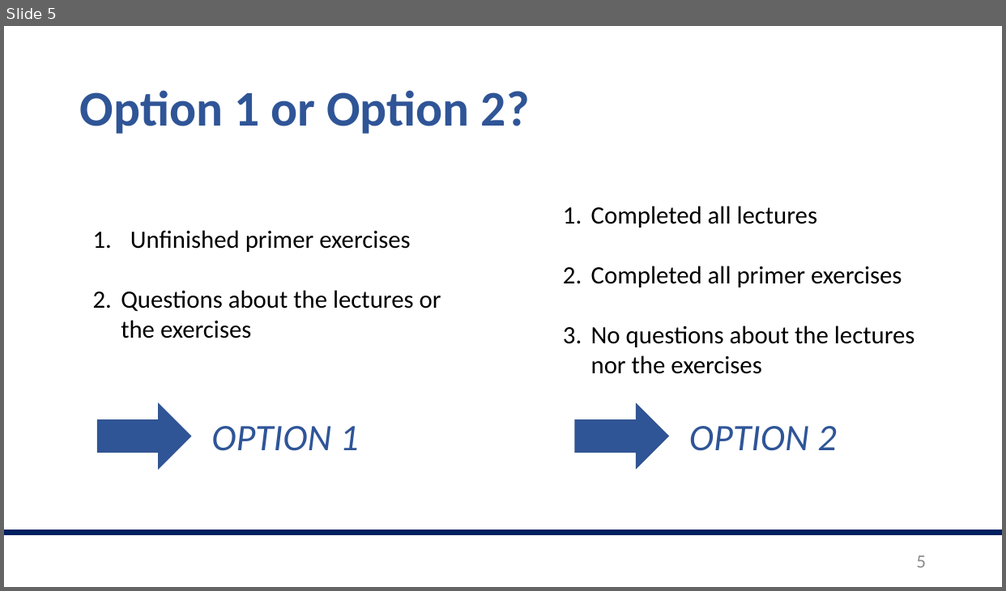
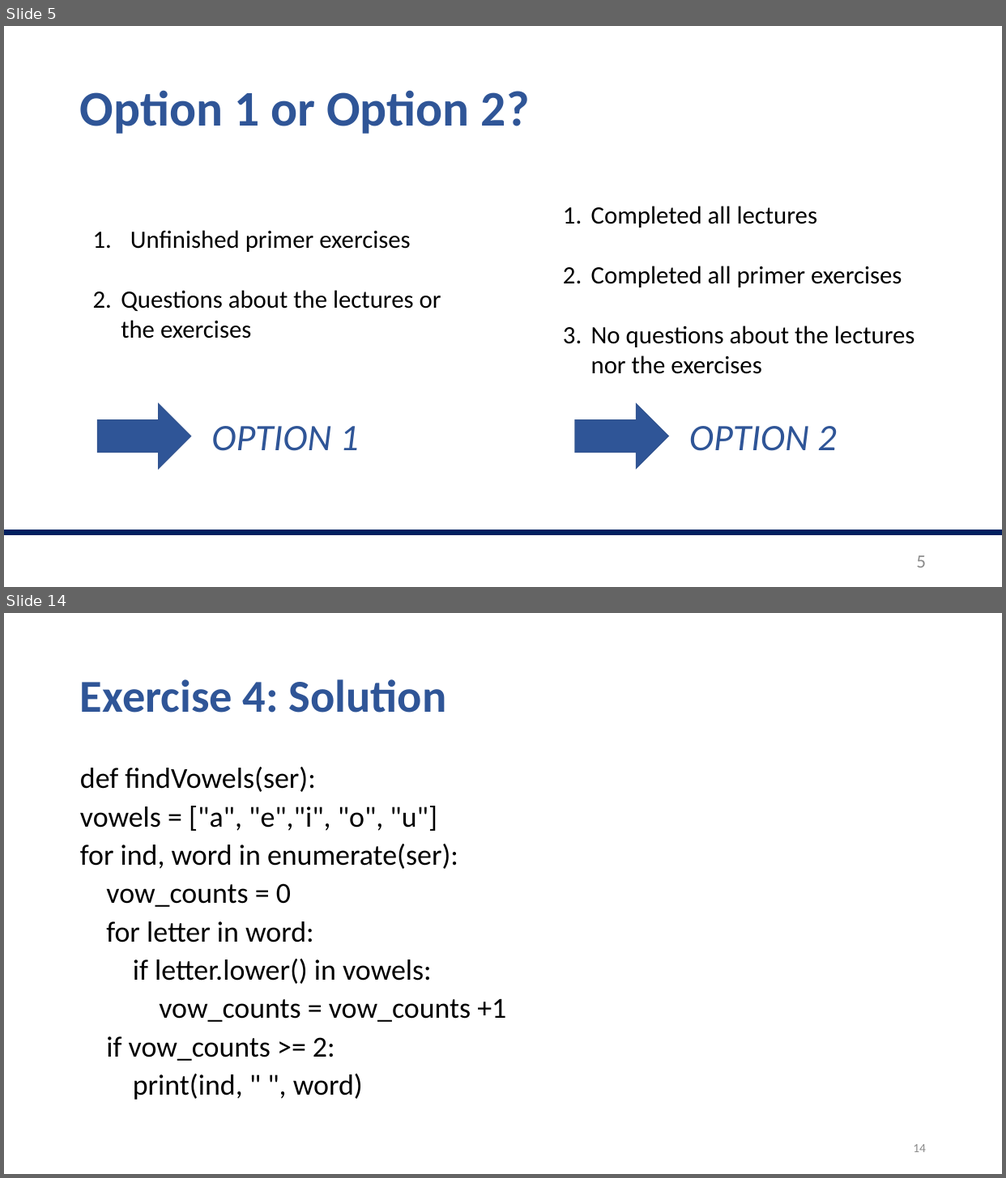
Before and after one commit to valegiunchiglia/2022-Module3-ImperialCollege, a slide deck: Day1/Day1.pptx. Shown one above the other, each under a label of ours: slide 5 before the commit, slides 5 and 14 after it; the slides between them are not shown. The pictures are 1006x591 and 1006x1178 pixels, drawn with LibreOffice and Linux fonts; fonts in the diff are those of the drawing. Boxes give left, top, right and bottom in pixels: in the first picture for what was removed or moved away, otherwise in the second. Text is boxed around its words. In the diff, an @@ line names an element or a change of style, - is before the commit and + after.

Commit message:
added exercises Day 1

```diff
--- a/Day1/Day1.pptx
+++ b/Day1/Day1.pptx
@@ slide 14 added at bbox=[4, 613, 1002, 1174], background #FFFFFF @@
@@ title added at bbox=[80, 679, 447, 713], 44 pt, text #2F5597, bold @@
+Exercise 4: Solution
@@ text added at bbox=[80, 767, 506, 1100], 28 pt, text #000000 @@
+def findVowels(ser):
+vowels = ["a", "e","i", "o", "u"]
+for ind, word in enumerate(ser):
+vow_counts = 0
+for letter in word:
+if letter.lower() in vowels:
+vow_counts = vow_counts +1
+if vow_counts >= 2:
+print(ind, " ", word)
@@ page number added at bbox=[913, 1144, 926, 1152], 12 pt, text #8C8C8C @@
+14
```
Also in this commit, not shown: 2 slides changed, 14 other slides added, 2 other files.
